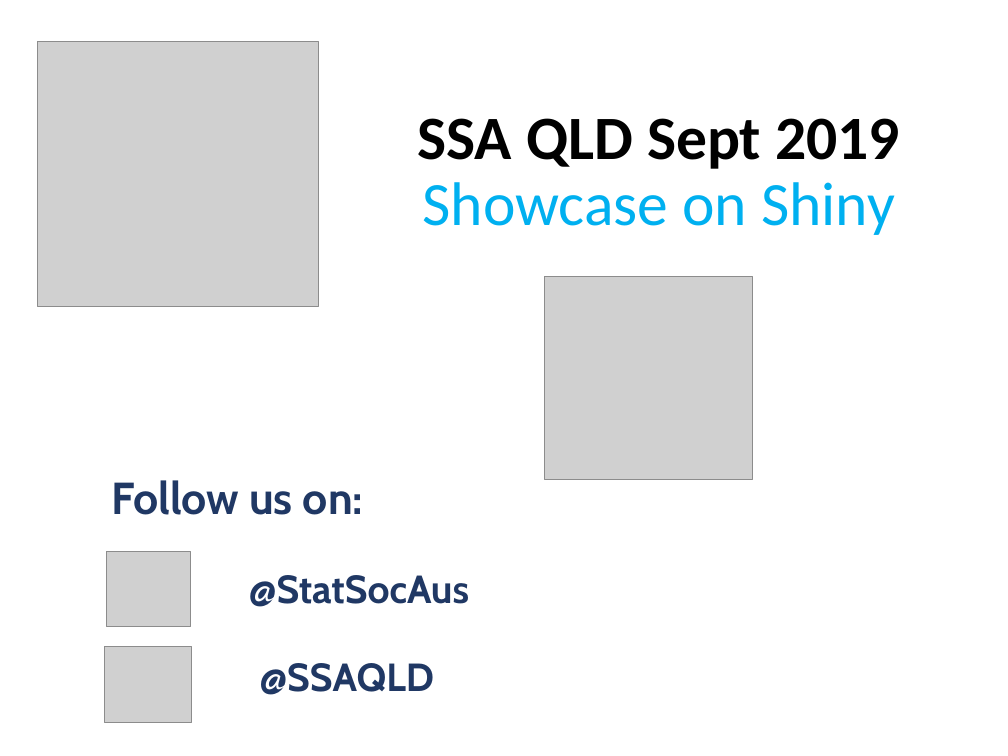
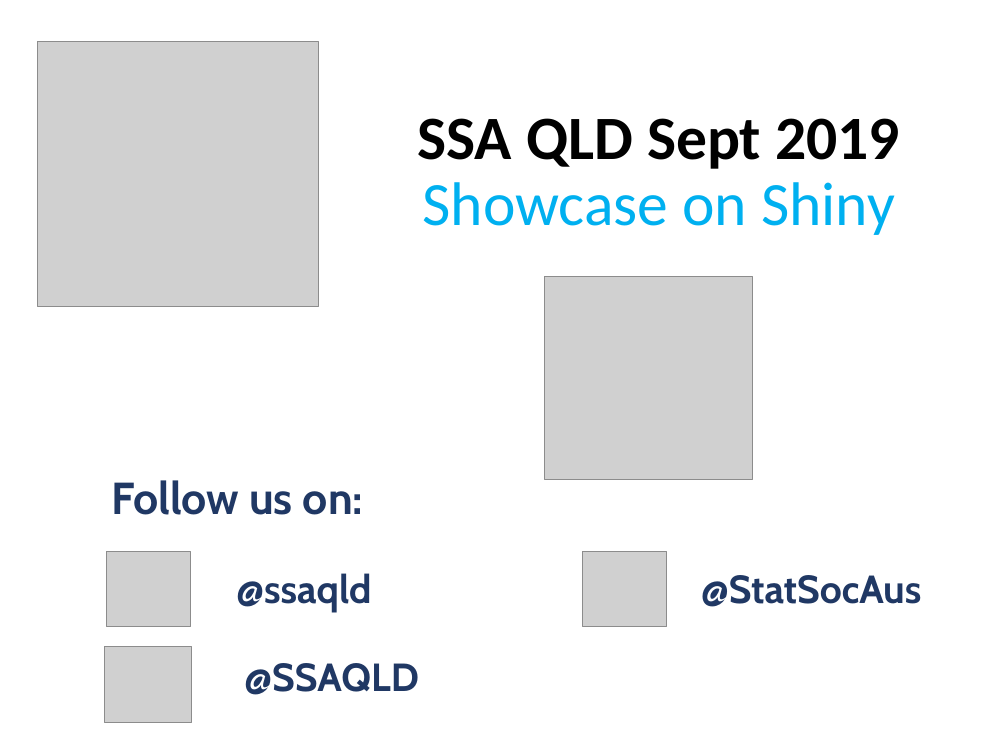
Before and after one commit to petebaker/ssaqld_branch_council, a slide deck: slide 1 of SSAQLD_welcome_slides/SSAQLD_Welcome_Template.pptx. Drawn at 1008x756 pixels with LibreOffice and Linux fonts; fonts in the diff are those of the drawing; grey boxes stand for pictures. Boxes give left, top, right and bottom in pixels: in the first picture for what was removed or moved away, otherwise in the second. Text is boxed around its words. In the diff, an @@ line names an element or a change of style, - is before the commit and + after.

Commit message:
Added @ssaqld twitter to 1st PPT Template slide

```diff
--- a/SSAQLD_welcome_slides/SSAQLD_Welcome_Template.pptx
+++ b/SSAQLD_welcome_slides/SSAQLD_Welcome_Template.pptx
@@ picture added at (583, 551, 667, 627) @@
@@ text at (236, 573, 371, 613): text changed @@
-@StatSocAus
+@ssaqld
@@ text added at (701, 575, 922, 607), 28 pt, text #203864, bold @@
+@StatSocAus
@@ text "@SSAQLD": place and size @@
-text "@SSAQLD" at (259, 663, 434, 695)
+text "@SSAQLD" at (244, 663, 419, 695)
```
